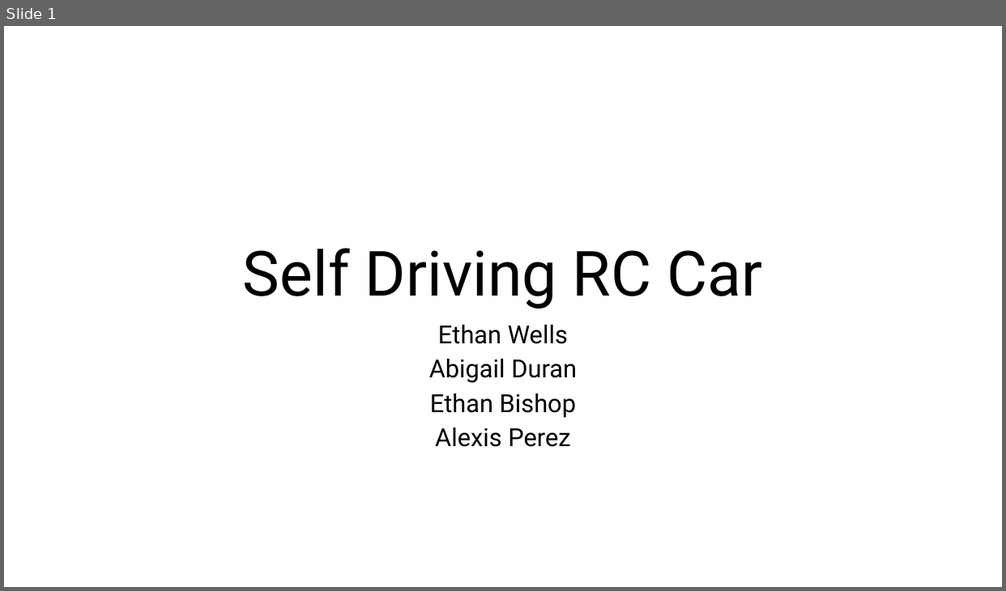
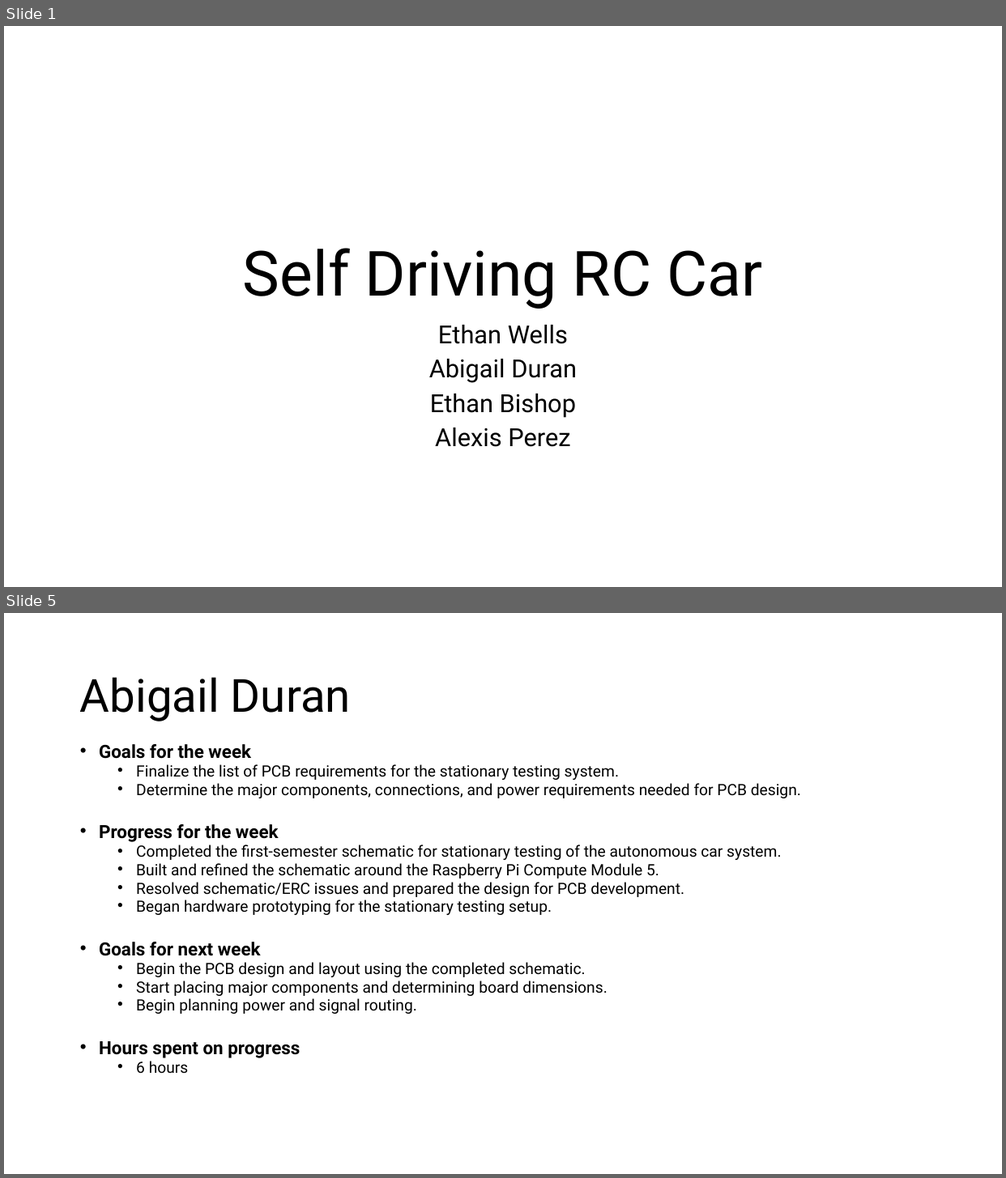
Before and after one commit to EthanWellsSr/Self-Driving-RC-Car, a slide deck: Weekly Reports/Week 4/Self-Driving-RC-Car - Week 4.pptx. Shown one above the other, each under a label of ours: slide 1 before the commit, slides 1 and 5 after it; the slides between them are not shown. The pictures are 1006x591 and 1006x1178 pixels, drawn with LibreOffice and Linux fonts; fonts in the diff are those of the drawing. Boxes give left, top, right and bottom in pixels: in the first picture for what was removed or moved away, otherwise in the second. Text is boxed around its words. In the diff, an @@ line names an element or a change of style, - is before the commit and + after.

Commit message:
Assemble Week 4 deck and archive to Week 4/

```diff
--- a/Weekly Reports/Week 4/Self-Driving-RC-Car - Week 4.pptx
+++ b/Weekly Reports/Week 4/Self-Driving-RC-Car - Week 4.pptx
@@ slide 5 added at [4,613,1002,1174], background #FFFFFF @@
@@ title added at [80,677,351,722], 44 pt, text #000000 @@
+Abigail Duran
@@ text added at [99,744,801,1074], 15 pt, text #000000 @@
+• Goals for the week
+  • Finalize the list of PCB requirements for the stationary testing system.
+  • Determine the major components, connections, and power requirements needed for PCB design.
+• Progress for the week
+  • Completed the first-semester schematic for stationary testing of the autonomous car system.
+  • Built and refined the schematic around the Raspberry Pi Compute Module 5.
+  • Resolved schematic/ERC issues and prepared the design for PCB development.
+  • Began hardware prototyping for the stationary testing setup.
+• Goals for next week
+  • Begin the PCB design and layout using the completed schematic.
+  • Start placing major components and determining board dimensions.
+  • Begin planning power and signal routing.
+• Hours spent on progress
+  • 6 hours
```
Also in this commit, not shown: 3 other slides added, 1 slide removed, 1 other file.
